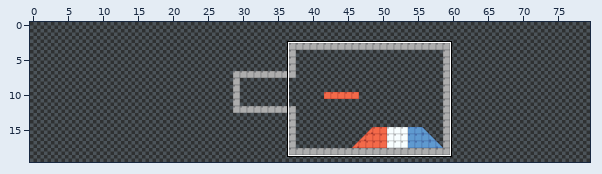
Tiled map -- Client/Content/Tilemaps/Dummy.tmx. Above, an overview of the earlier version with the close-up marked.
Close-up. The starting point:
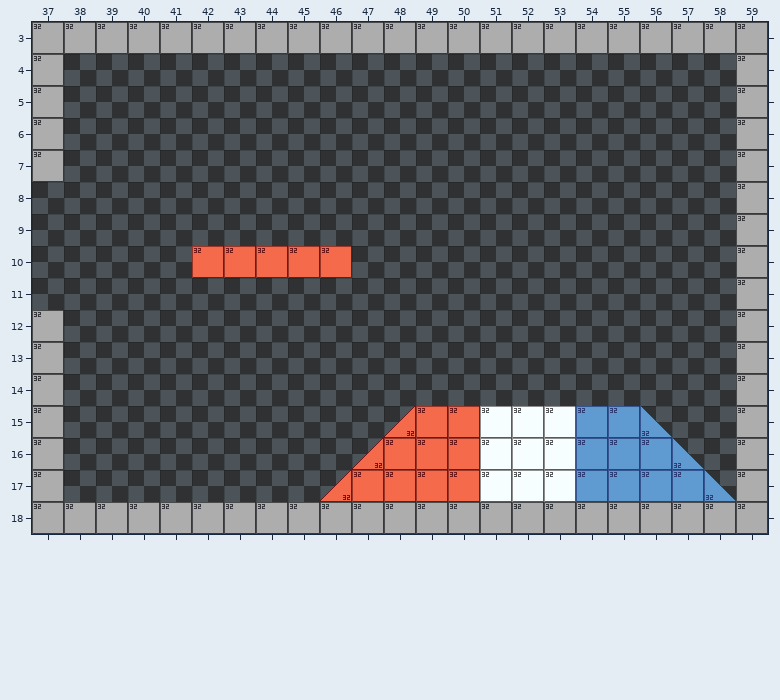
Cells are 32x32 px. Shown: x 37..59, y 3..18.
And afterwards:
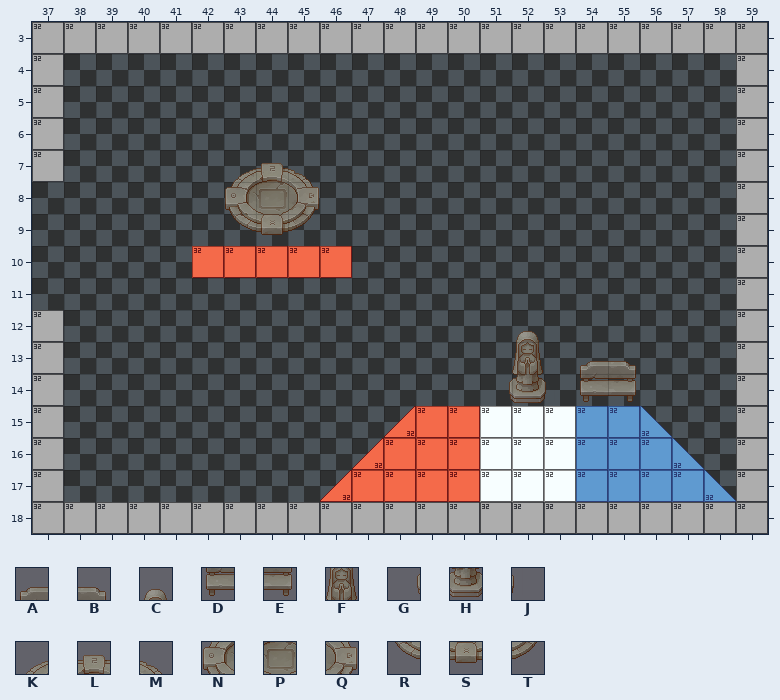
Key: from "TX Props": A 9, B 10, C 14, D 25, E 26, F 30, G 45, H 46, J 47, K 139, L 140, M 141, N 155, P 156, Q 157, R 171, S 172, T 173.
_ is an empty cell.
Tiles of an added or newly shown layer are drawn over the layers below it.
Changes in this commit:
Layer "Tile Layer 3" (added):
y 7: x 43..45 ___ -> KLM
y 8: x 43..45 ___ -> NPQ
y 9: x 43..45 ___ -> RST
y 12: x 52 _ -> C
y 13: x 52 _ -> F; x 54..55 __ -> AB
y 14: x 51..55 _____ -> GHJDE
Pixel boxes of the changes (left, top, right, bottom) in both close-ups:
added: (225, 163, 319, 235)
added: (509, 331, 636, 403)
